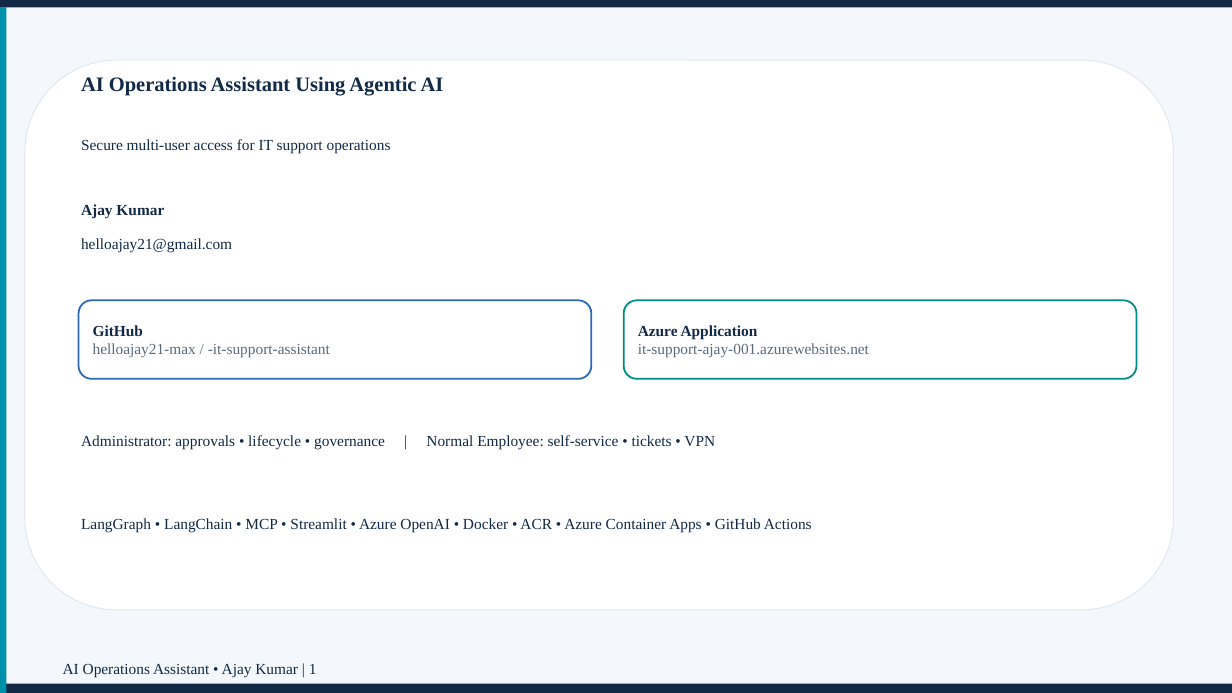
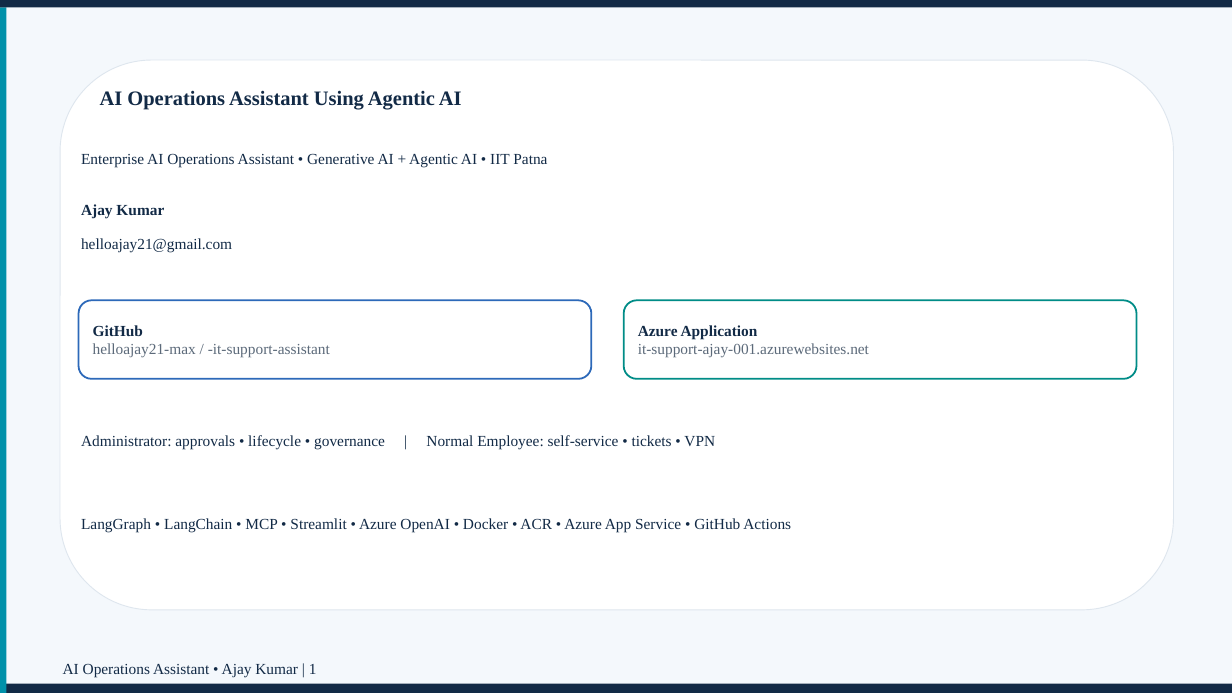
Before and after one commit to helloajay21-max/-it-support-assistant, a slide deck: slide 1 of AI_Operations_Assistant_Using_Agentic_AI_Ajay_Kumar_Presentation.pptx. Drawn at 1232x693 pixels with LibreOffice and Linux fonts; fonts in the diff are those of the drawing. Boxes give left, top, right and bottom in pixels: in the first picture for what was removed or moved away, otherwise in the second. Text is boxed around its words. In the diff, an @@ line names an element or a change of style, - is before the commit and + after.

```diff
--- a/AI_Operations_Assistant_Using_Agentic_AI_Ajay_Kumar_Presentation.pptx
+++ b/AI_Operations_Assistant_Using_Agentic_AI_Ajay_Kumar_Presentation.pptx
@@ rounded rectangle: place and size @@
-rounded rectangle at (25, 60, 1174, 610)
+rounded rectangle at (60, 60, 1174, 610)
@@ text "AI Operations Assistant Using Agentic ...": place and size @@
-text "AI Operations Assistant Using Agentic ..." at (81, 76, 444, 96)
+text "AI Operations Assistant Using Agentic ..." at (100, 90, 462, 110)
@@ text at (81, 154, 547, 168): text changed @@
-Secure multi-user access for IT support operations
+Enterprise AI Operations Assistant • Generative AI + Agentic AI • IIT Patna
@@ text at (81, 518, 791, 533): text changed @@
-LangGraph • LangChain • MCP • Streamlit • Azure OpenAI • Docker • ACR • Azure Container Apps • GitHub Actions
+LangGraph • LangChain • MCP • Streamlit • Azure OpenAI • Docker • ACR • Azure App Service • GitHub Actions
```
Also in this commit, not shown: 10 other slides changed, 1 slide removed, 1 other file.
